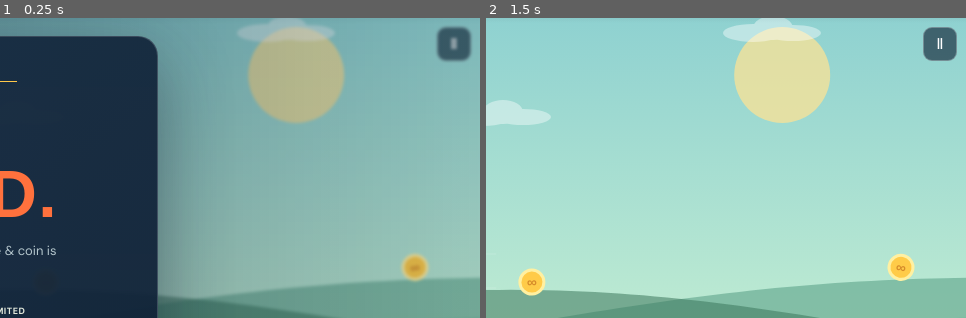
Above: before the commit, frames 1-2 (left to right).
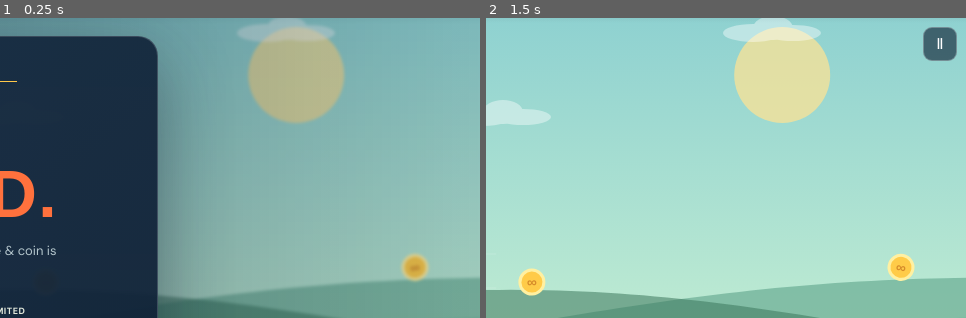
Above: after the commit, the same moments.

Repository: ElianoGG1/PlayGround
Game: browser game, page index.html
Two runs of this game, one before a commit and one after it. Both use one fixed random seed, a clock stepped at 60 frames per second and the inputs below.
Inputs:
- Up to frame 1 (0.25 s): no input
- Up to frame 2 (1.5 s): click "START YOUR ENGINE →" at 0.27 s; click "▶ GAS" at 0.52 s; hold Right from 1.03 s (still down)
The pictures show only the part of the screen within x 46-96%, y 12-62%; the shares and areas given below are measured in that part.

The runs differ from the first frame. In frame 1, 0.8% of the frame differs, in the area x 90-99%, y 2-15%; in frame 2, nothing differs.

Commit message:
Save source and v2 conversation for issue #11
Run: 43426745436
Generation: 43426745436-1794574414470

Diff:
--- a/game.js
+++ b/game.js
@@ -2,8 +2,8 @@
   const canvas=document.getElementById('game'),ctx=canvas.getContext('2d'),$=id=>document.getElementById(id);
   const ui={start:$('startOverlay'),pause:$('pauseOverlay'),crash:$('crashOverlay'),garage:$('garageOverlay'),distance:$('distance'),best:$('best'),fuel:$('fuelBar'),fuelText:$('fuelText'),speed:$('speed'),needle:$('needle'),air:$('airBadge'),airValue:$('airValue'),toast:$('toast')};
   const rides=[{name:'TRAIL BLAZER',kind:'jeep',icon:'🚙',color:'#ff7644',accent:'#f7c64a',power:1.02},{name:'DIRT ROCKE …(587 unchanged characters)…
-  const keys=new Set();let W=innerWidth,H=innerHeight,DPR=1, …(174 unchanged characters)… ts=0,crashReason='',garageReturn='ready';
-  $('best').textContent=`${best} m`;
+  const keys=new Set();let W=innerWidth,H=innerHeight,DPR=1, …(174 unchanged characters)… ts=0,crashReason='',garageReturn='ready',sound=true,audioCtx,engineOsc,engineGain;
+  $('best').textContent=`${best} m`;$('pauseBtn').style.display='none';$('soundBtn').setAttribute('aria-pressed','true');
   function resize(){W=innerWidth;H=innerHeight;DPR=Math.min(devicePixelRatio||1,2);canvas.width=Math.round(W*DPR);canva …(197 unchanged characters)…
   addEventListener('resize',resize);
   function ground(x){return H*.65+Math.sin(x*.0031)*H*.065+Math.sin(x*.0082+1.4)*H*.026+Math.sin(x*.0014+2.7)*H*.035+Math.sin(x*.015)*H*.008;}
@@ -14,20 +14,22 @@
   function newCar(){const x=Math.max(145,W*.19),wr=wheelFor(rides[ride]);return{x,y:ground(x)-wr*1.5,vx:0,vy:0,angle:Math.atan(slope(x)),omega:0,grounded:true,flips:0};}
   car=newCar();resize();
   function toast(text){ui.toast.textContent=text;ui.toast.classList.add('show');clearTimeout(toastTimer);toastTimer=setTimeout(()=>ui.toast.classList.remove('show'),1350);}
+  function wakeAudio(){if(!sound)return;try{const Audio=window.AudioContext||window.webkitAudioContext;if(!Audio)return;if(!audioCtx){audioCtx=new Audio();engineOsc=audioCtx.createOscillator();engineGain=audioCtx.createGain();engineOsc.type='sawtooth';engineOsc.frequency.value=55;engineGain.gain.value=0;engineOsc.connect(engineGain);engineGain.connect(audioCtx.destination);engineOsc.start();}if(audioCtx.state==='suspended')audioCtx.resume();}catch(_){}}
+  function soundEffect(freq=660,duration=.11){if(!sound||!audioCtx)return;try{const osc=audioCtx.createOscillator(),gain=audioCtx.createGain(),now=audioCtx.currentTime;osc.type='sine';osc.frequency.setValueAtTime(freq,now);osc.frequency.exponentialRampToValueAtTime(freq*1.45,now+duration);gain.gain.setValueAtTime(.055,now);gain.gain.exponentialRampToValueAtTime(.001,now+duration);osc.connect(gain);gain.connect(audioCtx.destination);osc.start(now);osc.stop(now+duration);}catch(_){}}
   function hideAll(){[ui.start,ui.pause,ui.crash,ui.garage].forEach(el=>el.classList.add('hidden'));}
-  function startRun(reset=true){if(reset){car=newCar();fuel=100;collected=new Set();camera=0;airPoints=0;}state='running';hideAll();$('pauseBtn').style.display='block';last=performance.now();}
-  function pause(){if(state!=='running')return;state='paused';ui.pause.classList.remove('hidden');keys.clear();}
+  function startRun(reset=true){if(reset){car=newCar();fuel=100;collected=new Set();camera=0;airPoints=0;}wakeAudio();state='running';hideAll();$('pauseBtn').style.display='block';last=performance.now();}
+  function pause(){if(state!=='running')return;state='paused';if(engineGain)engineGain.gain.value=0;ui.pause.classList.remove('hidden');keys.clear();}
   function resume(){state='running';ui.pause.classList.add('hidden');last=performance.now();}
-  function endRun(reason){if(state!=='running')return;state='ended';crashReason=reason;keys.clear();const d=Math.max(0,Math.flo …(442 unchanged characters)…
+  function endRun(reason){if(state!=='running')return;state='ended';crashReason=reason;if(engineGain)engineGain.gain.value=0;soundEffect(reason==='fuel'?300:180,.28);keys.clear();const d=Math.max(0,Math.flo …(442 unchanged characters)…
   function worldPoint(lx,ly){const c=Math.cos(car.angle),s=Math.sin(car.angle);return{x:car.x+lx*c-ly*s,y:car.y+lx*s+ly*c};}
   function seed(n){const x=Math.sin(n*127.1+311.7)*43758.5453;return x-Math.floor(x);}
   function collectables(){const start=Math.floor((camera-100)/310),end=Math.ceil((camera+W+300)/310),items=[];for(let i …(217 unchanged characters)…
-  function update(dt){if(state!=='running')return;dt=Math.mi …(244 unchanged characters)… ('KeyS');const oldGrounded=car.grounded;
+  function update(dt){if(state!=='running')return;dt=Math.mi …(244 unchanged characters)… ('KeyS');const oldGrounded=car.grounded;if(engineOsc&&audioCtx){engineOsc.frequency.value=48+Math.min(110,Math.abs(car.vx)*.15);engineGain.gain.value=sound?(throttle ? .035 : .012):0;}
     if(throttle){car.vx+=680*r.power*dt;fuel-=.7*dt;}else fuel-=.12*dt;if(brake){car.vx-=car.vx>0?940*dt:430*dt;fuel-=. …(276 unchanged characters)…
     const axle=axleFor(r),wr=wheelFor(r);let contact=false,maxPen=0,terrainAngle=0;for(const side of [-1,1]){const p=worldPoint(side*axle,wr*.5),g=ground(p.x),pen=p.y+wr-g;if(pen>0){contact=true;maxPen=Math.max(maxPen,pen);terrainAngle+=Math.atan(slope(p.x));}}car.grounded=contact;
     if(contact){car.y-=Math.min(maxPen,20);car.vy=Math.min(0,car.vy*.15);const target=terrainAngle/2;car.omega+=(wrapAngle(target-car.angle)*11-car.omega*4.8)*dt;car.angle+=car.omega*dt;}
     if(oldGrounded&&!car.grounded){airStart=car.x;airPoints=0;}if(!oldGrounded&&car.grounded){const dist=Math.max(0,car …(356 unchanged characters)…
-    for(const item of collectables()){if(collected.has(item. …(141 unchanged characters)… min(100,fuel+37);toast('FUEL UP! +37%');}else toast('COIN COLLECTED · ∞');}}
+    for(const item of collectables()){if(collected.has(item. …(141 unchanged characters)… min(100,fuel+37);toast('FUEL UP! +37%');soundEffect(420,.18);}else{toast('COIN COLLECTED · ∞');soundEffect(740,.1);}}}
     fuel=Math.max(0,fuel);if(fuel<=0)endRun('fuel');const nose=worldPoint(0,16);if(car.grounded&&Math.abs(car.angle)>2. …(453 unchanged characters)…
   }
   function roundedRect(x,y,w,h,r){ctx.beginPath();ctx.roundRect(x,y,w,h,r);}
@@ -47,7 +49,7 @@
   function closeGarage(){ui.garage.classList.add('hidden');if(garageReturn==='running'){state='running';last=performanc …(201 unchanged characters)…
   function buildGarage(){const list=$('vehicleList');list.innerHTML='';rides.forEach((v,i)=>{const card=document.create …(386 unchanged characters)…
   buildGarage();
-  $('startBtn').addEventListener('click',()=>startRun());$(' …(613 unchanged characters)… currentTarget.textContent=sound?'♫':'♪';toast(sound?'SOUND ON':'SOUND OFF');});
+  $('startBtn').addEventListener('click',()=>startRun());$(' …(613 unchanged characters)… currentTarget.textContent=sound?'♫':'♪';e.currentTarget.setAttribute('aria-pressed',String(sound));if(sound)wakeAudio();else if(engineGain)engineGain.gain.value=0;toast(sound?'SOUND ON':'SOUND OFF');});
   addEventListener('keydown',e=>{if(['ArrowRight','ArrowLeft','ArrowUp','ArrowDown',' '].includes(e.key))e.preventDefau …(232 unchanged characters)…
   function bindControl(id,key){const el=$(id);const down=e=>{e.preventDefault();keys.add(key);el.classList.add('pressed …(306 unchanged characters)…
   bindControl('gasBtn','gas');bindControl('brakeBtn','brake');
Not shown, changed: .omgithub/checkpoint.json
Not shown, changed: .omgithub/conversation.json
